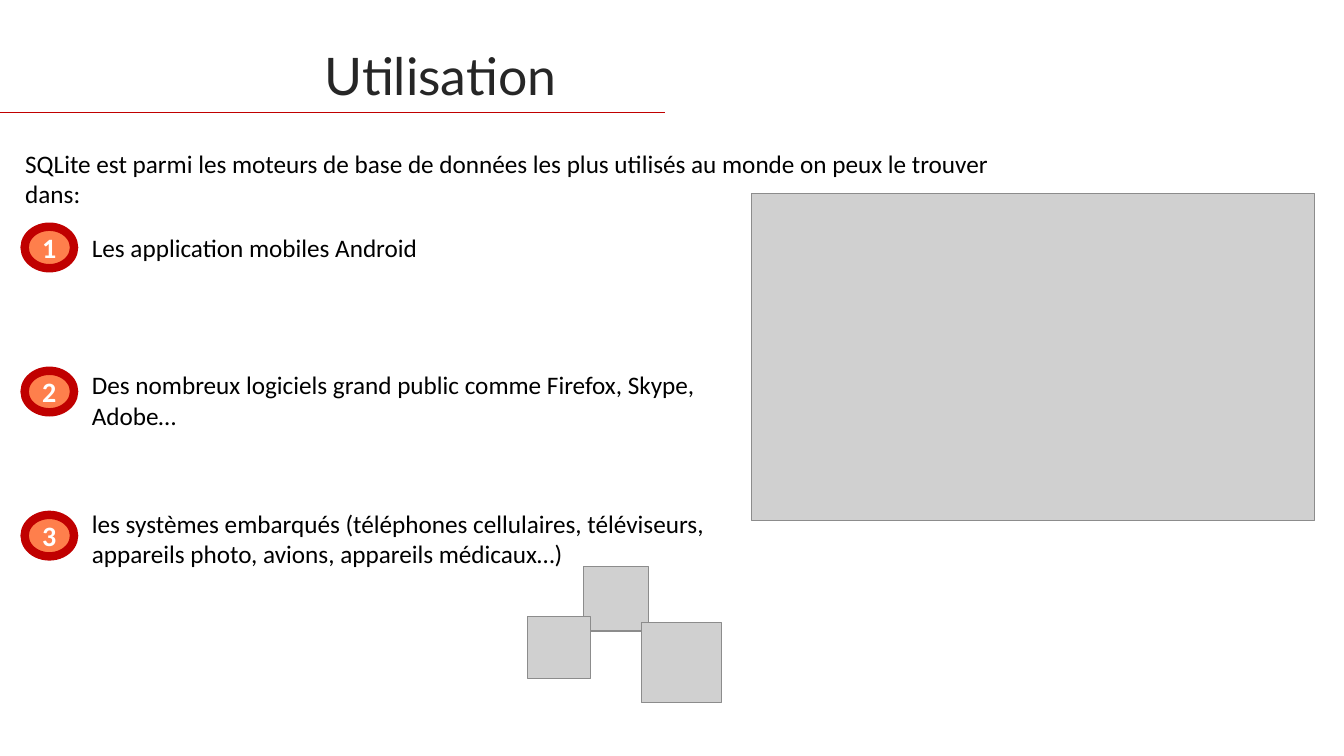
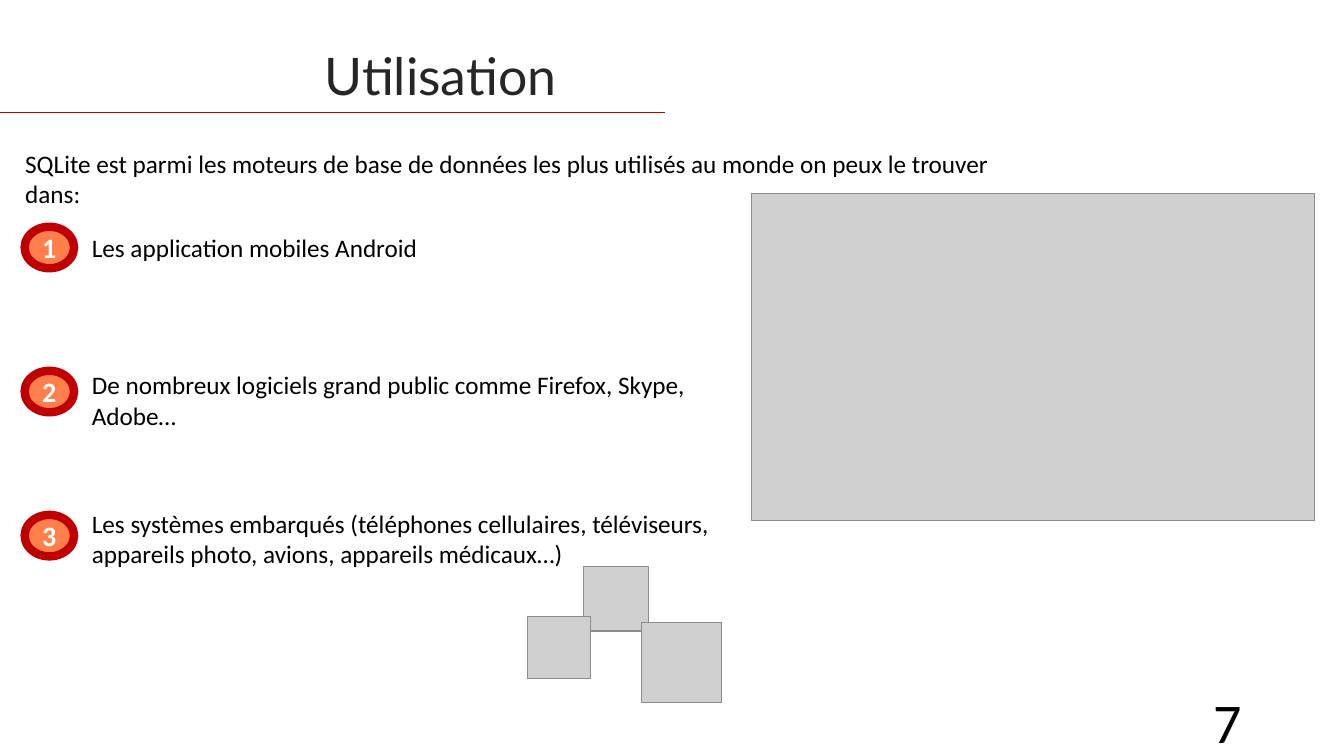
Before and after one commit to web-ai-master/academic-projects, a slide deck: slide 7 of Architecture SGBD/Project/presentation/Presentation-projet-SQLite.pptx. Drawn at 1344x756 pixels with LibreOffice and Linux fonts; fonts in the diff are those of the drawing; grey boxes stand for pictures. Boxes give left, top, right and bottom in pixels: in the first picture for what was removed or moved away, otherwise in the second. Text is boxed around its words. In the diff, an @@ line names an element or a change of style, - is before the commit and + after.

```diff
--- a/Architecture SGBD/Project/presentation/Presentation-projet-SQLite.pptx
+++ b/Architecture SGBD/Project/presentation/Presentation-projet-SQLite.pptx
@@ text at (x1=92, y1=376, x2=684, y2=425): text changed @@
-Des nombreux logiciels grand public comme Firefox, Skype, Adobe…
+De nombreux logiciels grand public comme Firefox, Skype, Adobe…
@@ text at (x1=92, y1=514, x2=708, y2=567): text changed @@
-les systèmes embarqués (téléphones cellulaires, téléviseurs, appareils photo, avions, appareils médicaux…)
+Les systèmes embarqués (téléphones cellulaires, téléviseurs, appareils photo, avions, appareils médicaux…)
@@ page number added at (x1=1213, y1=707, x2=1241, y2=743), 40 pt, text #000000 @@
+7
```
Also in this commit, not shown: 46 other slides changed, 32 other files.
